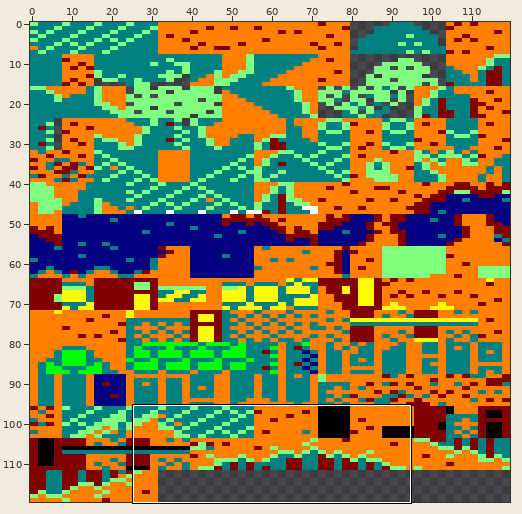
Two states of a sprite sheet, public/assets/tileset.png. Above, an overview of the earlier version with the close-up marked.
Close-up. Before the commit:
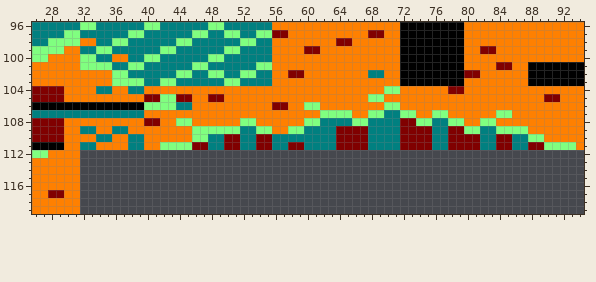
The file is 120x120 pixels. Shown: x 26..94, y 96..119.
The result:
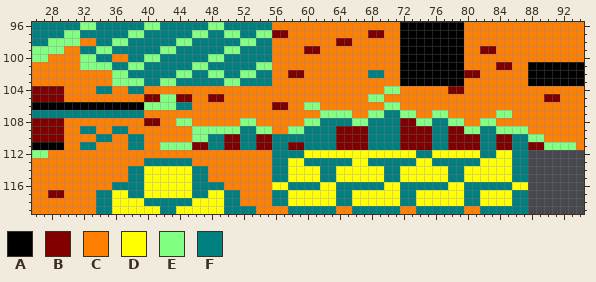
Palette (. is transparent): A #000000  B #800000  C #ff8000  D #ffff00  E #80ff80  F #008080
Diff:
@@ x 26..94 @@
 111 AAAACCFFCCCCFFCCEEEEBBFFBBFFBBFFBBFFFFBBBBFFFFBBBBFFBBBBFFBBFFBBEEEEC
-112 EECCCC...............................................................
-113 CCCCCC...............................................................
-114 CCCCCC...............................................................
-115 CCCCCC...............................................................
-116 CCCCCC...............................................................
-117 CCBBCC...............................................................
-118 CCCCCC...............................................................
-119 CCCCCC...............................................................
+112 EECCCCCCCCCCCCCCCCCCCCCCCCCCCCFFFFDDDDDDDDDDDDDDFFDDDDDDFFDDFF.......
+113 CCCCCCCCCCCCCCFFFFFFCCCCCCCCCCFFDDFFFFFFDDFFFFFFDDFFFFFFDDDDFF.......
+114 CCCCCCCCCCCCFFDDDDDDFFCCCCCCCCFFDDDDFFDDDDDDFFDDDDDDFFDDDDDDFF.......
+115 CCCCCCCCCCCCFFDDDDDDFFCCCCCCCCFFDDDDFFDDDDDDFFDDDDDDFFDDDDDDFF.......
+116 CCCCCCCCCCFFFFDDDDDDFFFFCCCCCCDDFFFFDDFFFFFFDDFFFFFFDDFFFFFFDD.......
+117 CCBBCCCCFFDDFFDDDDDDFFDDFFCCCCFFDDDDDDFFDDDDDDFFDDDDDDFFDDDDFF.......
+118 CCCCCCCCFFDDDDFFFFFFDDDDFFCCCCFFDDDDDDFFDDDDDDFFDDDDDDFFDDDDFF.......
+119 CCCCCCCCFFDDDDDDFFDDDDDDFFFFCCCCFFFFFFCCFFFFFFCCFFFFFFCCFFFFFF.......
